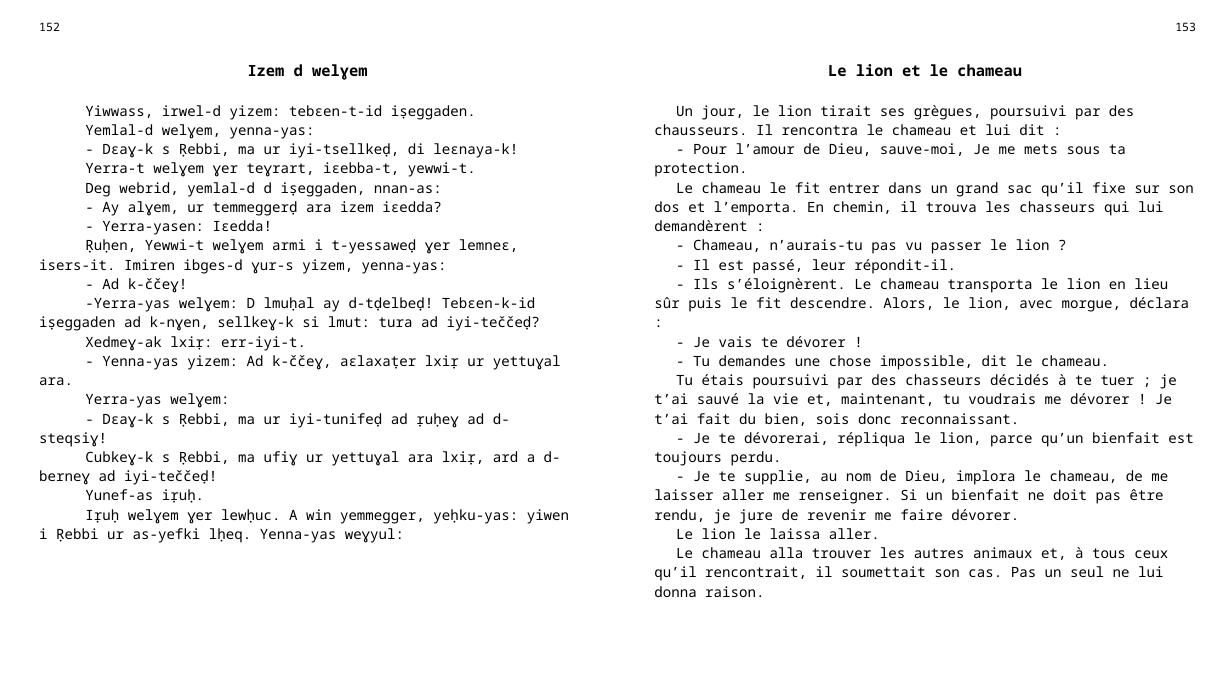
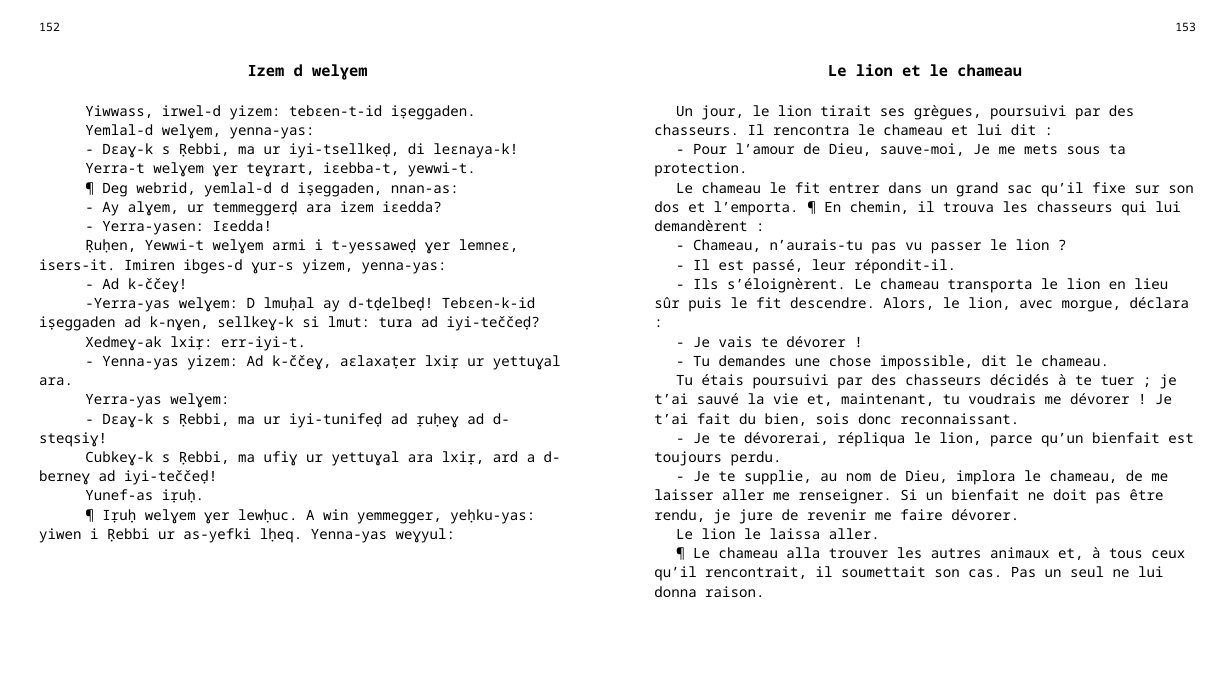
Before and after one commit to sferhah/tamacahut_n_wuccen, a slide deck: slide 72 of Uccen.ConsoleApp/uccen.pptx. Drawn at 1232x693 pixels with LibreOffice and Linux fonts; fonts in the diff are those of the drawing. Boxes give left, top, right and bottom in pixels: in the first picture for what was removed or moved away, otherwise in the second. Text is boxed around its words. In the diff, an @@ line names an element or a change of style, - is before the commit and + after.

```diff
--- a/Uccen.ConsoleApp/uccen.pptx
+++ b/Uccen.ConsoleApp/uccen.pptx
@@ table at (x1=30, y1=15, x2=1205, y2=668) @@
-row 3, column 1: Yiwwass, irwel-d yizem: tebɛen-t-id iṣeggaden. / Yemlal-d welɣem, yenna-yas: / - Dɛaɣ-k s Ṛebbi, ma ur iyi-tsellkeḍ, di leɛnaya-k! / Yerra-t welɣem ɣer teɣrart, iɛebba-t, yewwi-t. / Deg webrid, yemlal-d d iṣeggaden, nnan-as: / - Ay alɣem, ur temmeggerḍ ara izem iɛedda? / - Yerra-yasen: Iɛedda! / Ṛuḥen, Yewwi-t welɣem armi i t-yessaweḍ ɣer lemneɛ, isers-it. Imiren ibges-d ɣur-s yizem, yenna-yas: / - Ad k-ččeɣ! / -Yerra-yas welɣem: D lmuḥal ay d-tḍelbeḍ! Tebɛen-k-id iṣeggaden ad k-nɣen, sellkeɣ-k si lmut: tura ad iyi-teččeḍ? / Xedmeɣ-ak lxiṛ: err-iyi-t. / - Yenna-yas yizem: Ad k-ččeɣ, aɛlaxaṭer lxiṛ ur yettuɣal ara. / Yerra-yas welɣem: / - Dɛaɣ-k s Ṛebbi, ma ur iyi-tunifeḍ ad ṛuḥeɣ ad d-steqsiɣ! / Cubkeɣ-k s Ṛebbi, ma ufiɣ ur yettuɣal ara lxiṛ, ard a d-berneɣ ad iyi-teččeḍ! / Yunef-as iṛuḥ. / Iṛuḥ welɣem ɣer lewḥuc. A win yemmegger, yeḥku-yas: yiwen i Ṛebbi ur as-yefki lḥeq. Yenna-yas weɣyul:
+row 3, column 1: Yiwwass, irwel-d yizem: tebɛen-t-id iṣeggaden. / Yemlal-d welɣem, yenna-yas: / - Dɛaɣ-k s Ṛebbi, ma ur iyi-tsellkeḍ, di leɛnaya-k! / Yerra-t welɣem ɣer teɣrart, iɛebba-t, yewwi-t. / ¶ Deg webrid, yemlal-d d iṣeggaden, nnan-as: / - Ay alɣem, ur temmeggerḍ ara izem iɛedda? / - Yerra-yasen: Iɛedda! / Ṛuḥen, Yewwi-t welɣem armi i t-yessaweḍ ɣer lemneɛ, isers-it. Imiren ibges-d ɣur-s yizem, yenna-yas: / - Ad k-ččeɣ! / -Yerra-yas welɣem: D lmuḥal ay d-tḍelbeḍ! Tebɛen-k-id iṣeggaden ad k-nɣen, sellkeɣ-k si lmut: tura ad iyi-teččeḍ? / Xedmeɣ-ak lxiṛ: err-iyi-t. / - Yenna-yas yizem: Ad k-ččeɣ, aɛlaxaṭer lxiṛ ur yettuɣal ara. / Yerra-yas welɣem: / - Dɛaɣ-k s Ṛebbi, ma ur iyi-tunifeḍ ad ṛuḥeɣ ad d-steqsiɣ! / Cubkeɣ-k s Ṛebbi, ma ufiɣ ur yettuɣal ara lxiṛ, ard a d-berneɣ ad iyi-teččeḍ! / Yunef-as iṛuḥ. / ¶ Iṛuḥ welɣem ɣer lewḥuc. A win yemmegger, yeḥku-yas: yiwen i Ṛebbi ur as-yefki lḥeq. Yenna-yas weɣyul:
-row 3, column 3: Un jour, le lion tirait ses grègues, poursuivi par des chausseurs. Il rencontra le chameau et lui dit : / - Pour l’amour de Dieu, sauve-moi, Je me mets sous ta protection. / Le chameau le fit entrer dans un grand sac qu’il fixe sur son dos et l’emporta. En chemin, il trouva les chasseurs qui lui demandèrent : / - Chameau, n’aurais-tu pas vu passer le lion ? / - Il est passé, leur répondit-il. / - Ils s’éloignèrent. Le chameau transporta le lion en lieu sûr puis le fit descendre. Alors, le lion, avec morgue, déclara : / - Je vais te dévorer ! / - Tu demandes une chose impossible, dit le chameau. / Tu étais poursuivi par des chasseurs décidés à te tuer ; je t’ai sauvé la vie et, maintenant, tu voudrais me dévorer ! Je t’ai fait du bien, sois donc reconnaissant. / - Je te dévorerai, répliqua le lion, parce qu’un bienfait est toujours perdu. / - Je te supplie, au nom de Dieu, implora le chameau, de me laisser aller me renseigner. Si un bienfait ne doit pas être rendu, je jure de revenir me faire dévorer. / Le lion le laissa aller. / Le chameau alla trouver les autres animaux et, à tous ceux qu’il rencontrait, il soumettait son cas. Pas un seul ne lui donna raison.
+row 3, column 3: Un jour, le lion tirait ses grègues, poursuivi par des chasseurs. Il rencontra le chameau et lui dit : / - Pour l’amour de Dieu, sauve-moi, Je me mets sous ta protection. / Le chameau le fit entrer dans un grand sac qu’il fixe sur son dos et l’emporta. ¶ En chemin, il trouva les chasseurs qui lui demandèrent : / - Chameau, n’aurais-tu pas vu passer le lion ? / - Il est passé, leur répondit-il. / - Ils s’éloignèrent. Le chameau transporta le lion en lieu sûr puis le fit descendre. Alors, le lion, avec morgue, déclara : / - Je vais te dévorer ! / - Tu demandes une chose impossible, dit le chameau. / Tu étais poursuivi par des chasseurs décidés à te tuer ; je t’ai sauvé la vie et, maintenant, tu voudrais me dévorer ! Je t’ai fait du bien, sois donc reconnaissant. / - Je te dévorerai, répliqua le lion, parce qu’un bienfait est toujours perdu. / - Je te supplie, au nom de Dieu, implora le chameau, de me laisser aller me renseigner. Si un bienfait ne doit pas être rendu, je jure de revenir me faire dévorer. / Le lion le laissa aller. / ¶ Le chameau alla trouver les autres animaux et, à tous ceux qu’il rencontrait, il soumettait son cas. Pas un seul ne lui donna raison.
```
Also in this commit, not shown: 4 other slides changed, 1 slide added, 2 other files.
